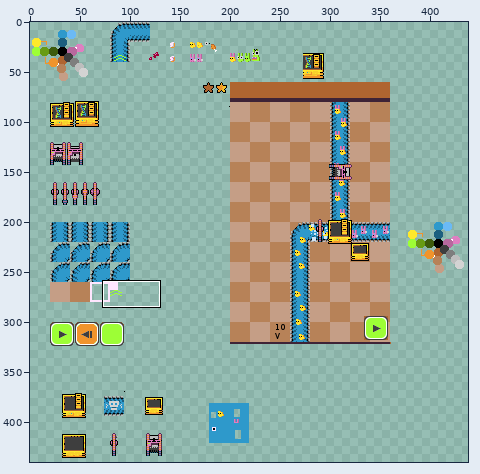
File history of a sprite sheet, android/assets/tileset.png. Above, an overview of the earlier version with the close-up marked.
Close-up. Before the commit:
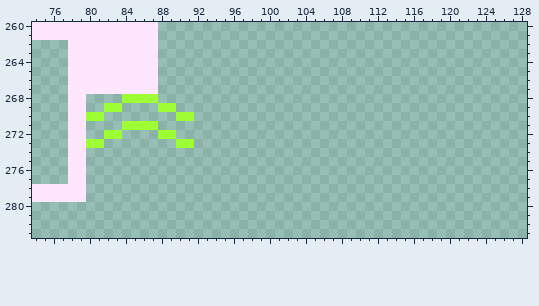
The file is 512x512 pixels. Colours within 5 levels of each other are drawn and written as one. Shown: x 74..128, y 260..283. The wide view leaves out empty margins.
After the commit:
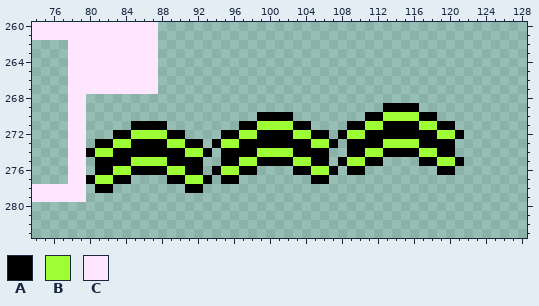
Palette (. is transparent): A #000000  B #9dfe36  C #ffe6ff
The edit:
Changed rows in their new state; - is an unchanged pixel.
first column x 80:
268 ----....----------------------------------
269 --..----..-----------------------AAAA-----
270 ..--------..-------AAAA--------AABBBBAA---
271 ----.AAAA--------AABBBBAA----AABBAAAABBAA-
272 --.AABBB-AA----AABBAAAABBAA-ABBAAAAAAAABBA
273 .AABBAAAAB-AA-ABBAAAAAAAABBA-AAAABBBBAAAA-
274 ABBAAAAAAAABBA-AAAABBBBAAAA--AABBAAAABBAA-
275 -AAAABBBBAAAA--AABBAAAABBAA-ABBAA----AABBA
276 -AABBAAAABBAA-ABBAA----AABBA-AA--------AA-
277 ABBAA----AABBA-AA--------AA---------------
278 -AA--------AA-----------------------------
Boxes around the changes in both close-ups, in picture pixels (x1, y1, x2, y2):
changed: (86, 94, 464, 193)
